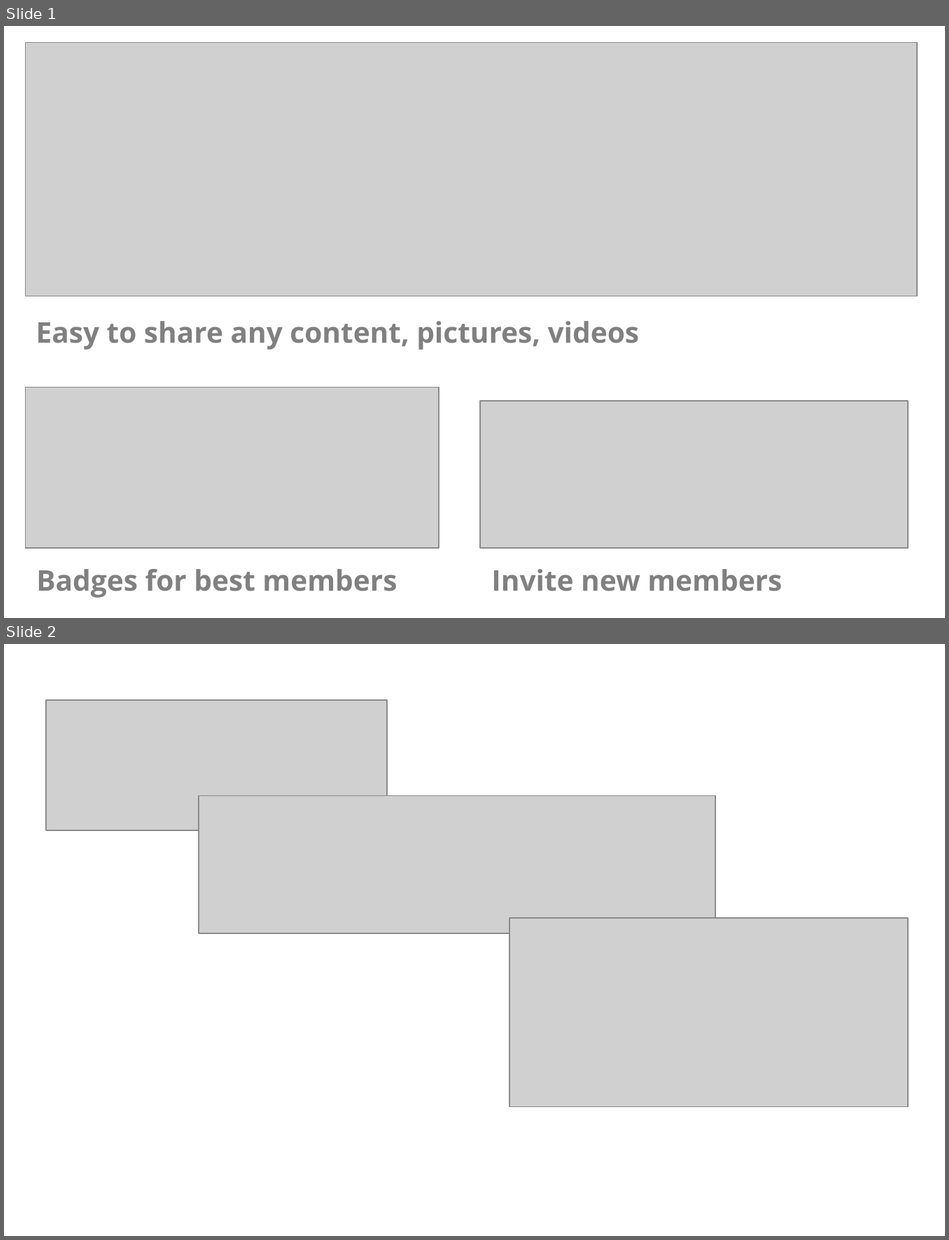
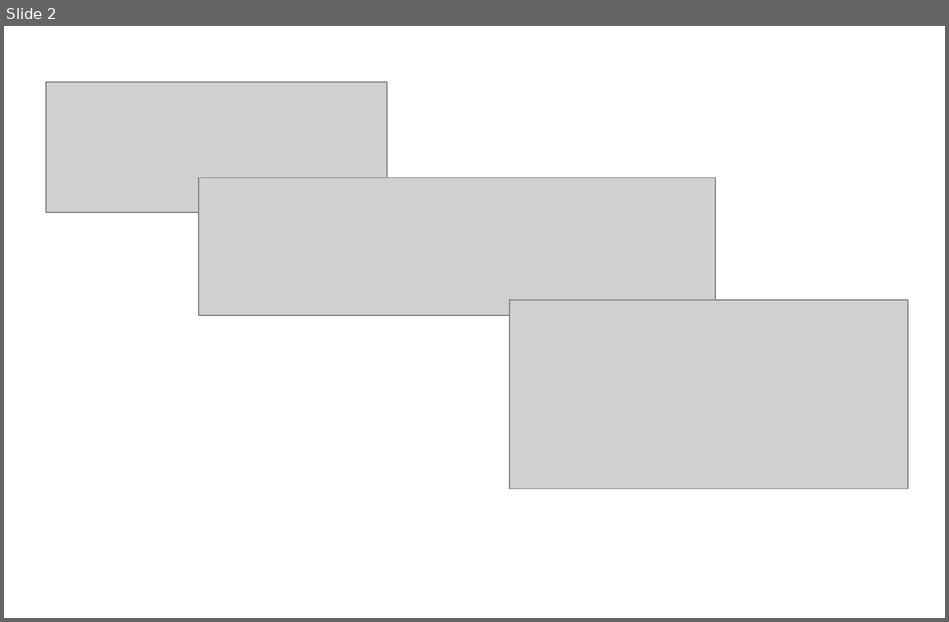
Before and after one commit to dennisd1/gosprize, a slide deck: assets/mainscreen.pptx. Shown one above the other, each under a label of ours: slides 1 and 2 before the commit, slide 2 after it. The pictures are 949x1240 and 949x622 pixels, drawn with LibreOffice and Linux fonts; fonts in the diff are those of the drawing; grey boxes stand for pictures. Boxes give left, top, right and bottom in pixels: in the first picture for what was removed or moved away, otherwise in the second. Text is boxed around its words. In the diff, an @@ line names an element or a change of style, - is before the commit and + after.

```diff
--- a/assets/mainscreen.pptx
+++ b/assets/mainscreen.pptx
@@ slide 1 removed at (4,26,945,618), background #FFFFFF @@
@@ picture removed at (26,42,916,296) @@
@@ text removed at (36,321,640,349) @@
-Easy to share any content, pictures, videos
@@ picture removed at (26,386,439,547) @@
@@ picture removed at (481,400,908,547) @@
@@ text removed at (36,568,397,597) @@
-Badges for best members
@@ text removed at (491,568,782,591) @@
-Invite new members
```
Also in this commit, not shown: 2 slides added, 1 other slide removed, 2 other files.
